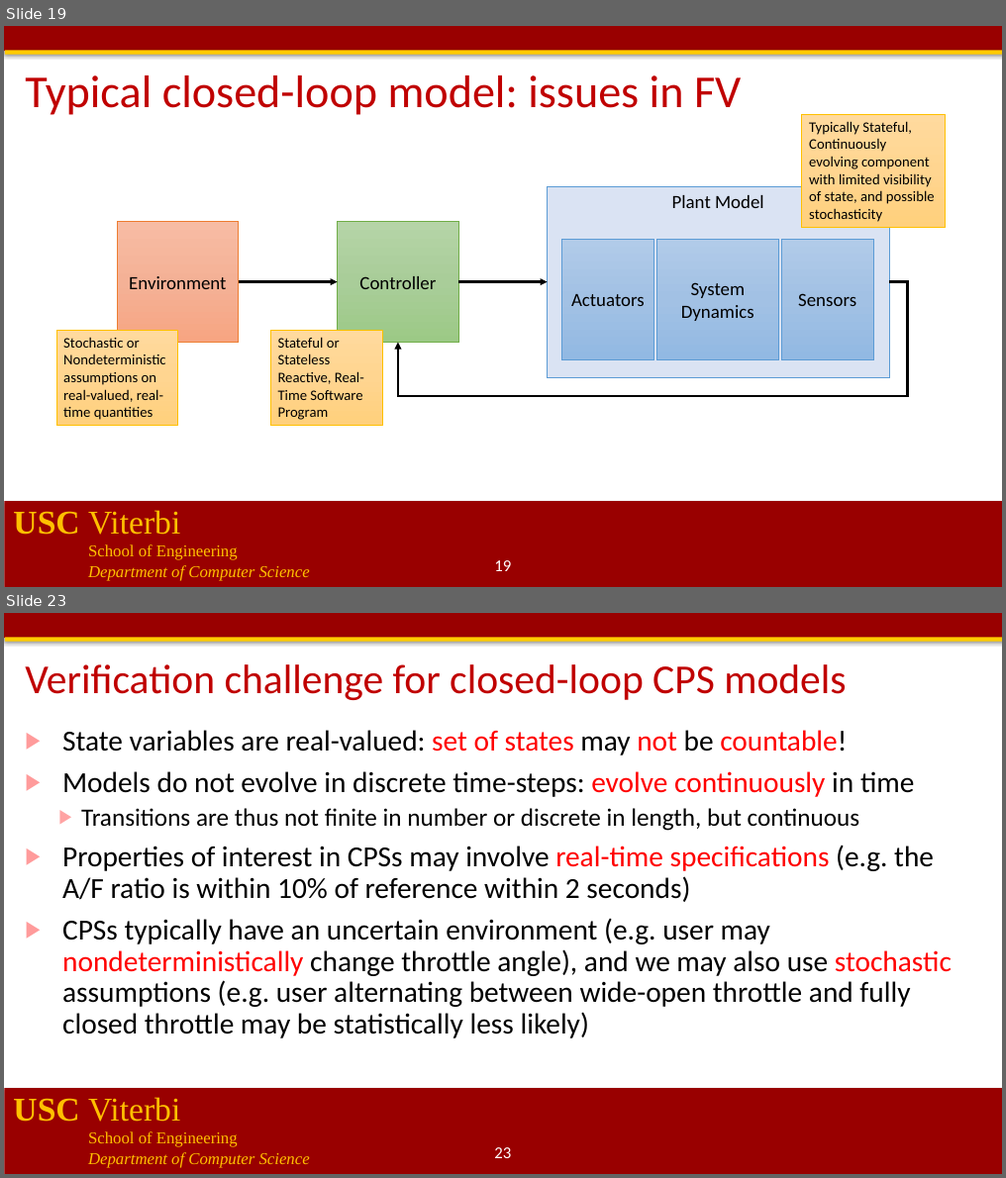
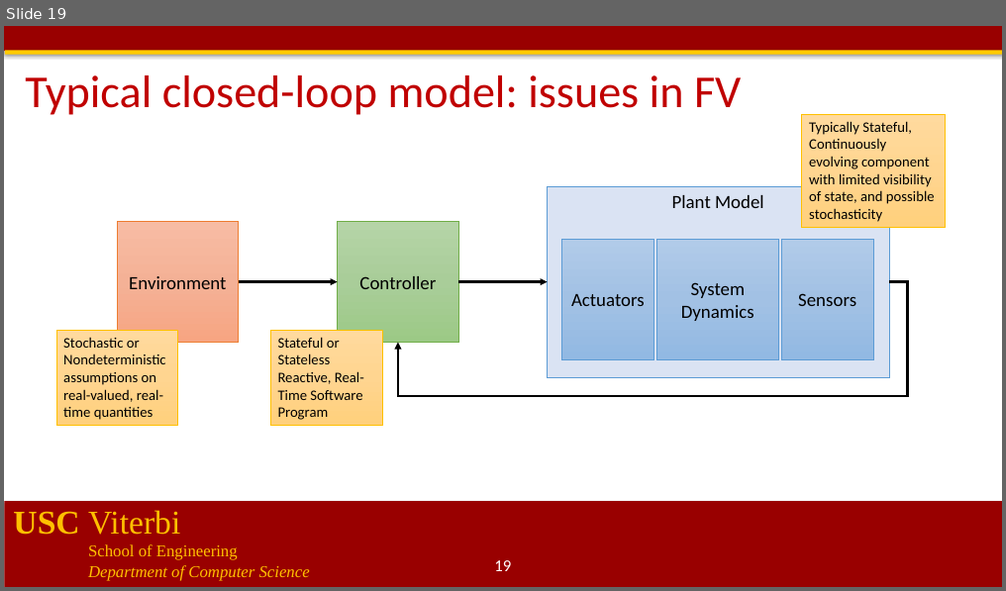
Before and after one commit to jdeshmukh/jdeshmukh.github.io, a slide deck: teaching/cs699-fm-for-robotics-spring-2021/verification-intro.pptx. Shown one above the other, each under a label of ours: slides 19 and 23 before the commit, slide 19 after it; the slides between them are not shown. The pictures are 1006x1178 and 1006x591 pixels, drawn with LibreOffice and Linux fonts; fonts in the diff are those of the drawing; background and template pictures are left out. Boxes give left, top, right and bottom in pixels: in the first picture for what was removed or moved away, otherwise in the second. Text is boxed around its words. In the diff, an @@ line names an element or a change of style, - is before the commit and + after.

```diff
--- a/teaching/cs699-fm-for-robotics-spring-2021/verification-intro.pptx
+++ b/teaching/cs699-fm-for-robotics-spring-2021/verification-intro.pptx
@@ slide 23 removed at [4,613,1002,1174], background #FFFFFF; not listed: 4 template elements that a slide beside it also shows @@
@@ title removed at [25,664,846,700] @@
-Verification challenge for closed-loop CPS models
@@ text removed at [62,730,951,1039] @@
-▶ State variables are real-valued: set of states may not be countable!
-▶ Models do not evolve in discrete time-steps: evolve continuously in time
-  ▶ Transitions are thus not finite in number or discrete in length, but continuous
-▶ Properties of interest in CPSs may involve real-time specifications (e.g. the A/F ratio is within 10% of reference within 2 seconds)
-▶ CPSs typically have an uncertain environment (e.g. user may nondeterministically change throttle angle), and we may also use stochastic assumptions (e.g. user alternating between wide-open throttle and fully closed throttle may be statistically less likely)
@@ page number removed at [494,1148,511,1158] @@
-23
```
Also in this commit, not shown: 5 other slides removed, 5 other files.
